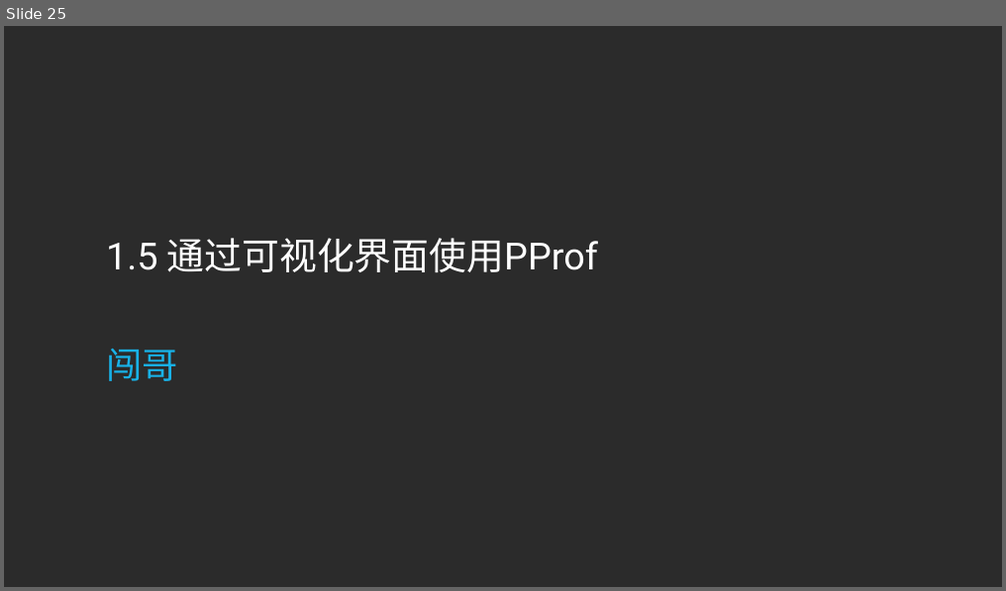
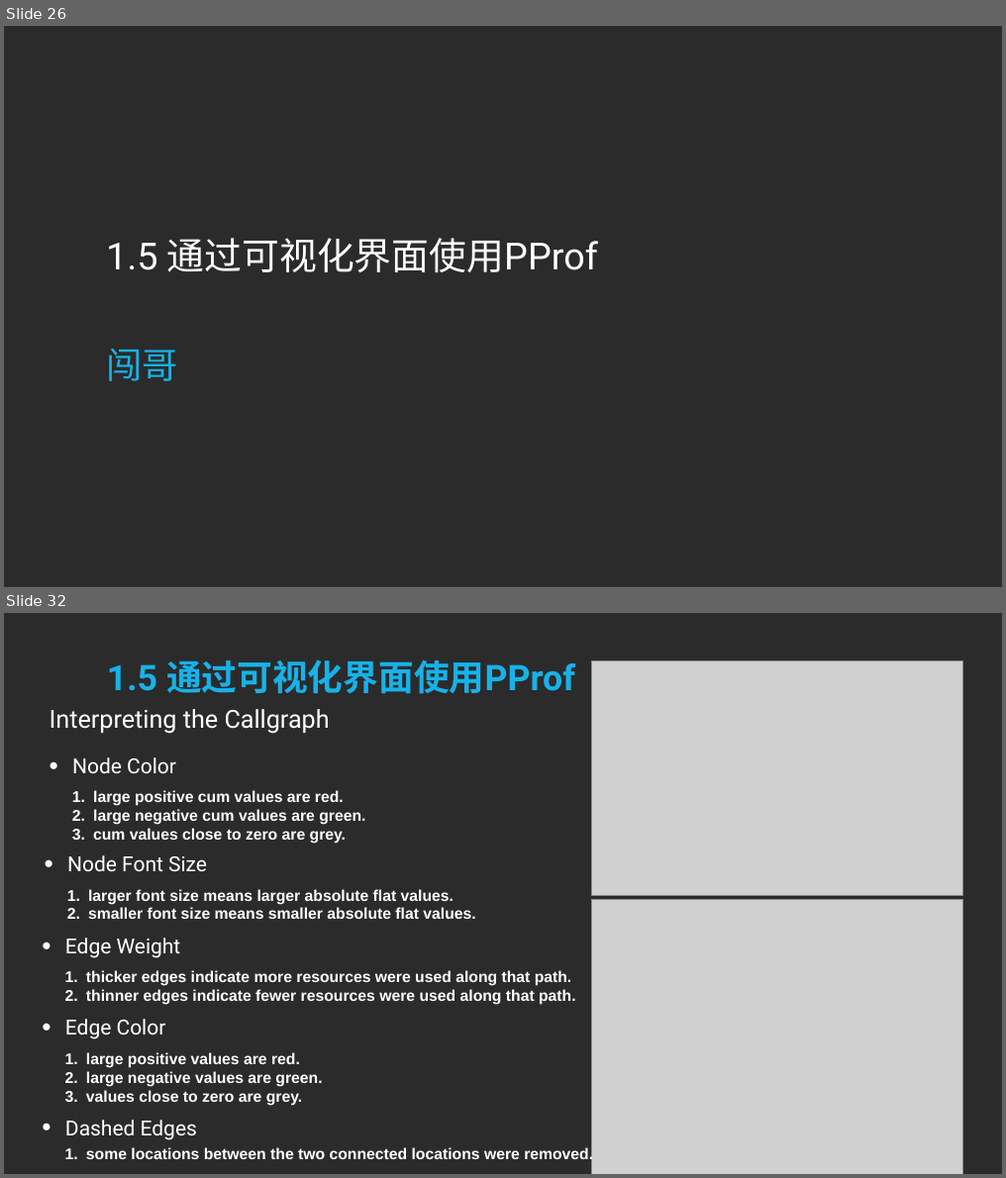
Before and after one commit to sqc157400661/Snail, a slide deck: Go专题系列/性能分析和优化专题/性能分析和优化专题.pptx. Shown one above the other, each under a label of ours: slide 25 before the commit, slides 26 and 32 after it; the slides between them are not shown. The pictures are 1006x591 and 1006x1178 pixels, drawn with LibreOffice and Linux fonts; fonts in the diff are those of the drawing; grey boxes stand for pictures; background and template pictures are left out; a plain dark background stands for a picture behind light text. Boxes give left, top, right and bottom in pixels: in the first picture for what was removed or moved away, otherwise in the second. Text is boxed around its words. In the diff, an @@ line names an element or a change of style, - is before the commit and + after.

```diff
--- a/Go专题系列/性能分析和优化专题/性能分析和优化专题.pptx
+++ b/Go专题系列/性能分析和优化专题/性能分析和优化专题.pptx
@@ slide 32 added at bbox=[4, 613, 1002, 1174], background picture (left out) @@
@@ title added at bbox=[107, 660, 575, 694], 68 pt, text #17B2E9, bold @@
+1.5 通过可视化界面使用PProf
@@ picture added at bbox=[591, 661, 962, 895] @@
@@ text added at bbox=[50, 709, 330, 734], 48 pt, text #FFFFFF @@
+Interpreting the Callgraph
@@ text added at bbox=[72, 758, 176, 773], 40 pt, text #FFFFFF @@
+• Node Color
@@ text added at bbox=[93, 790, 365, 844], 30 pt, text #FFFFFF, bold @@
+1. large positive cum values are red.
+2. large negative cum values are green.
+3. cum values close to zero are grey.
@@ text added at bbox=[67, 856, 207, 871], 40 pt, text #FFFFFF @@
+• Node Font Size
@@ text added at bbox=[88, 889, 475, 919], 30 pt, text #FFFFFF, bold @@
+1. larger font size means larger absolute flat values.
+2. smaller font size means smaller absolute flat values.
@@ picture added at bbox=[591, 899, 962, 1174] @@
@@ text added at bbox=[65, 938, 181, 959], 40 pt, text #FFFFFF @@
+• Edge Weight
@@ text added at bbox=[86, 970, 576, 1005], 30 pt, text #FFFFFF, bold @@
+1. thicker edges indicate more resources were used along that path.
+2. thinner edges indicate fewer resources were used along that path.
@@ text added at bbox=[65, 1019, 166, 1040], 40 pt, text #FFFFFF @@
+• Edge Color
@@ text added at bbox=[86, 1053, 322, 1106], 30 pt, text #FFFFFF, bold @@
+1. large positive values are red.
+2. large negative values are green.
+3. values close to zero are grey.
@@ text added at bbox=[65, 1120, 197, 1141], 40 pt, text #FFFFFF @@
+• Dashed Edges
@@ text added at bbox=[86, 1147, 593, 1163], 30 pt, text #FFFFFF, bold @@
+1. some locations between the two connected locations were removed.
@@ what was slide 25 is now slide 26 @@
```
Also in this commit, not shown: 9 slides changed, 17 other slides added, 13 other files.
